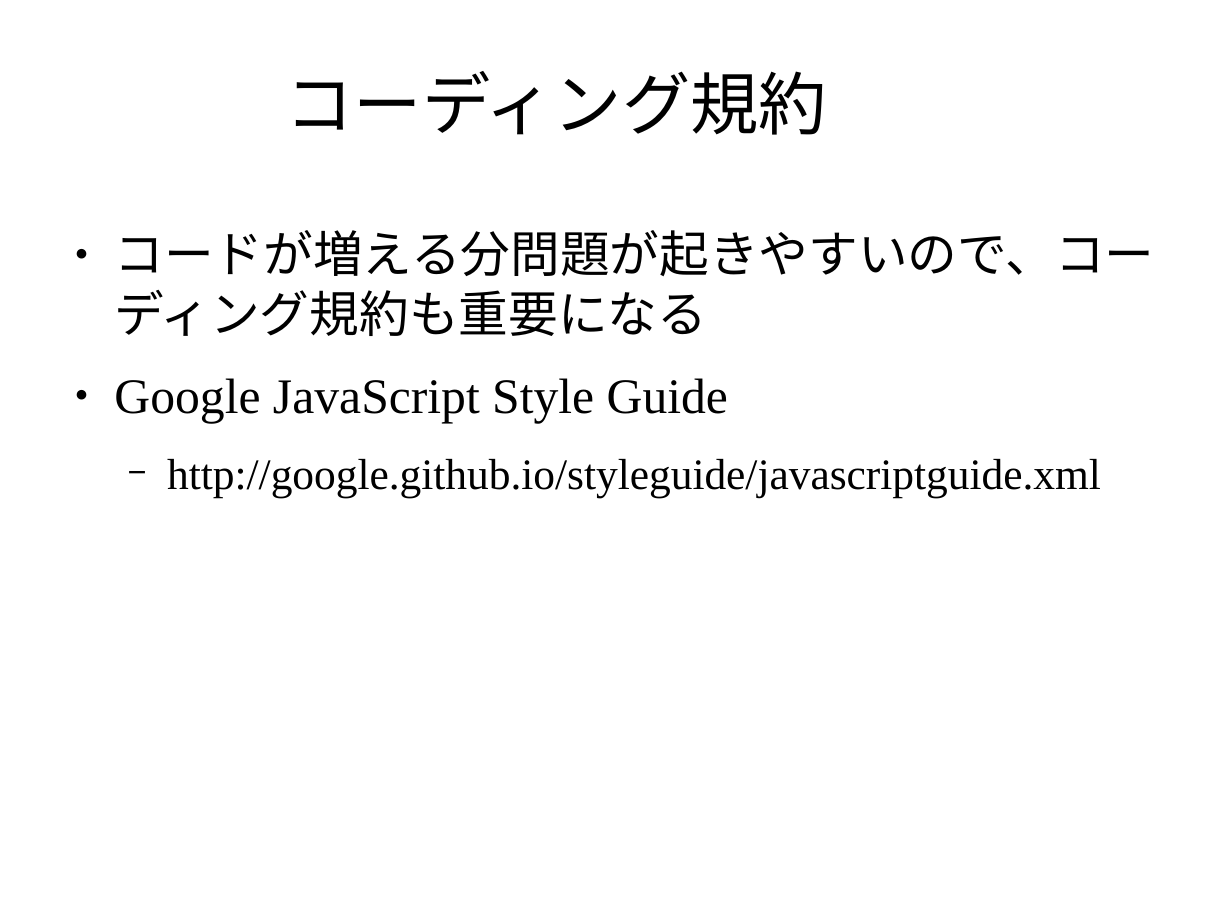
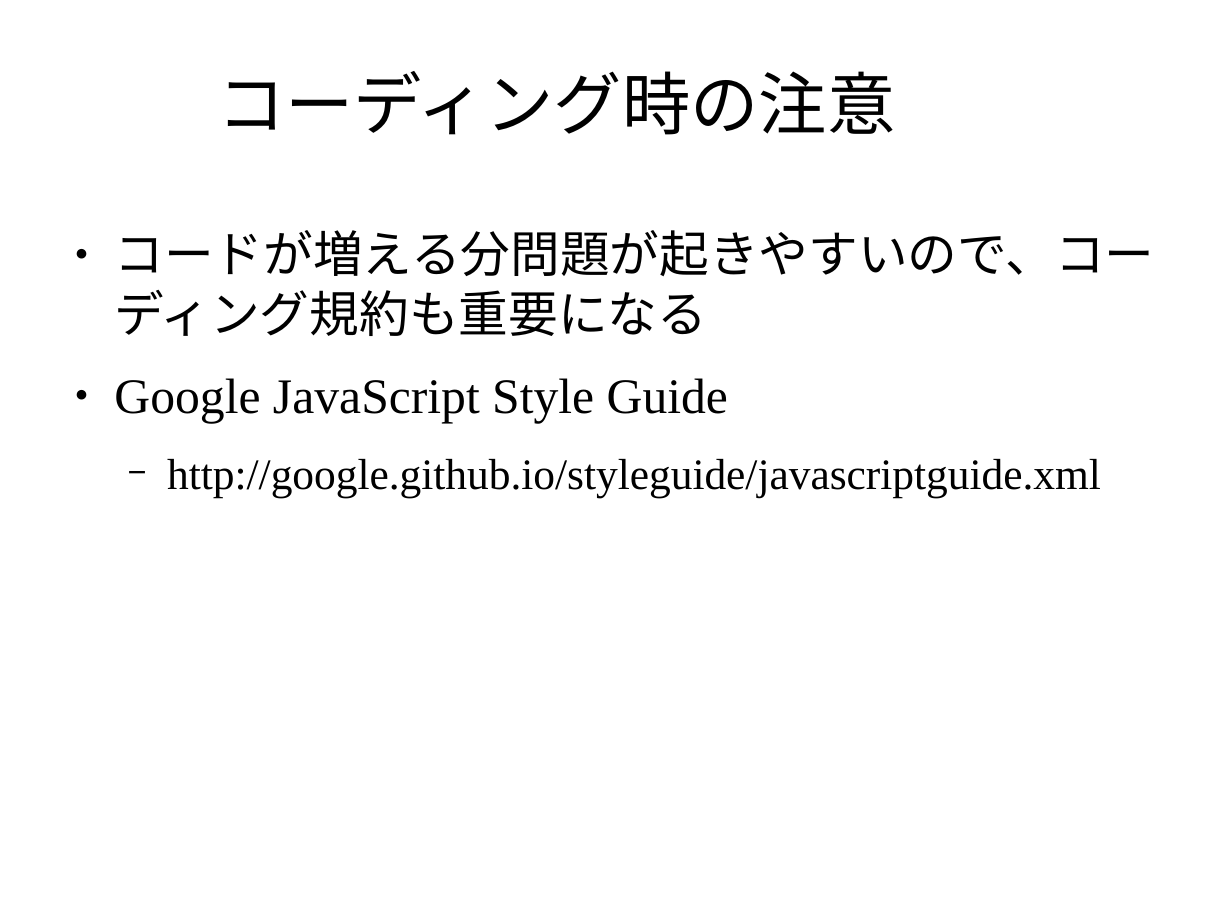
Before and after one commit to masakura/slides, a slide deck: slide 23 of html5jk#1/slide2.odp (slide 24 before the commit). Drawn at 1232x924 pixels with LibreOffice and Linux fonts; fonts in the diff are those of the drawing; background and template pictures are left out. Boxes give left, top, right and bottom in pixels: in the first picture for what was removed or moved away, otherwise in the second. Text is boxed around its words. In the diff, an @@ line names an element or a change of style, - is before the commit and + after.

```diff
--- a/html5jk#1/slide2.odp
+++ b/html5jk#1/slide2.odp
@@ title at (217,71,895,135): text changed @@
-コーディング規約
+コーディング時の注意
```
Also in this commit, not shown: 9 other slides changed, 5 slides added.
